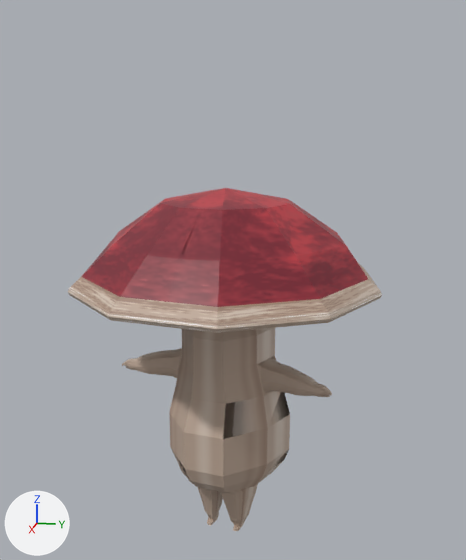
The glTF model Assets/Models/Mushroom Man/mushroom-man.gltf: old version first, new version second.
Before and after are seen from a 50 mm camera at (3.65, 0.77, 2.55) aimed at (-0.03, 0.04, 1.63). Lighting does not change. The marker at lower left points along +X, +Y and +Z. Vertices at the same position are counted once.

The scene before the commit, as lines of its bpy script (objects in view):
```python
me_sphere = bpy.data.meshes.new('Sphere')
me_sphere.from_pydata(...)  # 789 vertices, 1582 faces; spans x -1.19..1.19, y -0.89..0.89, z 0.02..3.08
# faces by material slot: [1430, 60, 92]
me_sphere.materials.append(mat_material_001)
me_sphere.materials.append(mat_material_002)
me_sphere.materials.append(mat_material_004)
ob_sphere_001 = bpy.data.objects.new('Sphere.001', me_sphere)
ob_sphere_001.location = (0.0, 0.0, 0.0)
ob_sphere_001.rotation_euler = (0.0, 0.0, 1.495)  # degrees (0, 0, 86)
ob_sphere_001.scale = (0.767, 1.0, 0.707)
```
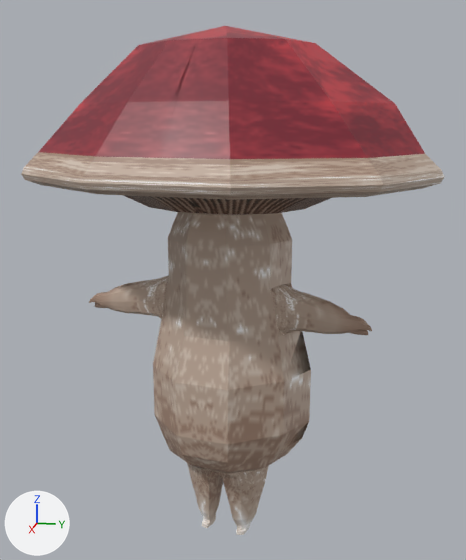
Changed parts and their boxes [x1, y1, x2, y2] in the pictures (466 x 560 px):
'Sphere.001', shading changed, moved, rescaled (35% wider, 48% taller)
    before: [68, 188, 382, 531]
    after: [21, 26, 445, 535]
part 1 of me_sphere, shading changed
    before: [288, 199, 379, 322]
    after: [367, 154, 441, 197]
part 2 of me_sphere, shading changed
    before: [115, 244, 147, 296]
    after: [80, 102, 127, 156]
part 3 of me_sphere, shading changed
    before: [161, 208, 382, 329]
    after: [149, 38, 444, 214]

What the commit changed:
me_sphere has 789 vertices, 1582 faces and spans x -1.19..1.19, y -0.89..0.89, z 0.02..3.08.
me_sphere is used by ob_sphere_001; location (0.0, 0.0, 0.0); rotation (0.0, 0.0, 1.495), in degrees (0, 0, 86); scale (0.767, 1.0, 0.707).
me_sphere part 1: 14 of the faces centred in x -0.97..1.05, y -0.42..0.78, z 2.02..2.87 are now shaded smooth.
me_sphere part 2: 2 of the faces centred in x -1.06..-0.48, y -0.57..-0.29, z 2.32..2.58 are now shaded smooth.
me_sphere part 3: 98 of the faces centred in x -1.13..1.09, y -0.88..0.88, z 0.02..2.87 are now shaded flat.
Object 'Sphere.001' (ob_sphere_001) moves from (0.0, 0.0, 0.0) to (0.0, 0.0, -0.029).
Object 'Sphere.001' (ob_sphere_001) is rescaled from (0.767, 1.0, 0.707) to (1.0, 1.0, 1.0).
